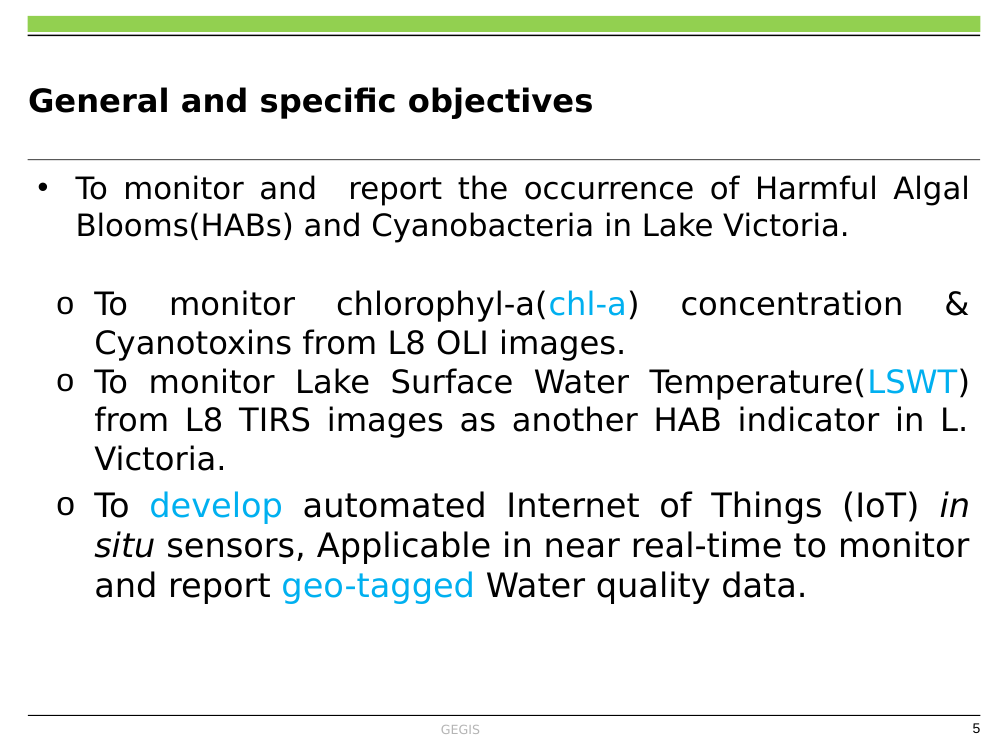
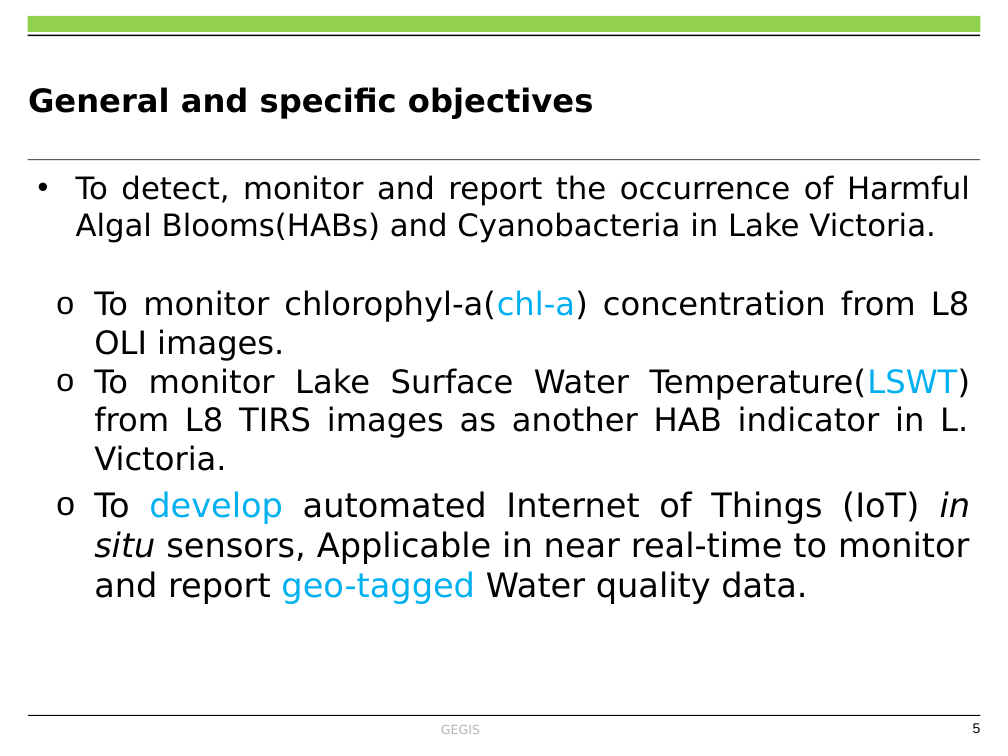
Before and after one commit to OkomoJacob/FinalYearProject, a slide deck: slide 5 of Dr. E Nduati, Superviser/Submissions/ENC222-0149_2017_OKOMO_JACOB_OKELLO_V3.pptx. Drawn at 1008x756 pixels with LibreOffice and Linux fonts; fonts in the diff are those of the drawing; background and template pictures are left out. Boxes give left, top, right and bottom in pixels: in the first picture for what was removed or moved away, otherwise in the second. Text is boxed around its words. In the diff, an @@ line names an element or a change of style, - is before the commit and + after.

```diff
--- a/Dr. E Nduati, Superviser/Submissions/ENC222-0149_2017_OKOMO_JACOB_OKELLO_V3.pptx
+++ b/Dr. E Nduati, Superviser/Submissions/ENC222-0149_2017_OKOMO_JACOB_OKELLO_V3.pptx
@@ text at (x1=76, y1=175, x2=970, y2=361): text changed @@
-• To monitor and report the occurrence of Harmful Algal Blooms(HABs) and Cyanobacteria in Lake Victoria.
-  o To monitor chlorophyl-a(chl-a) concentration & Cyanotoxins from L8 OLI images.
+• To detect, monitor and report the occurrence of Harmful Algal Blooms(HABs) and Cyanobacteria in Lake Victoria.
+  o To monitor chlorophyl-a(chl-a) concentration from L8 OLI images.
```
Also in this commit, not shown: 11 other slides changed, 2 slides added, 1 slide removed, 16 other files.
